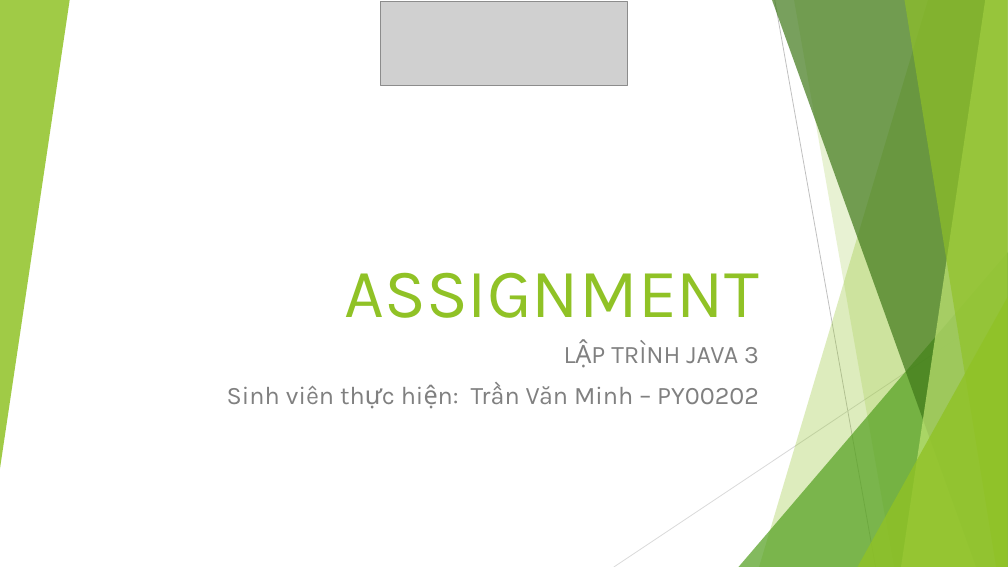
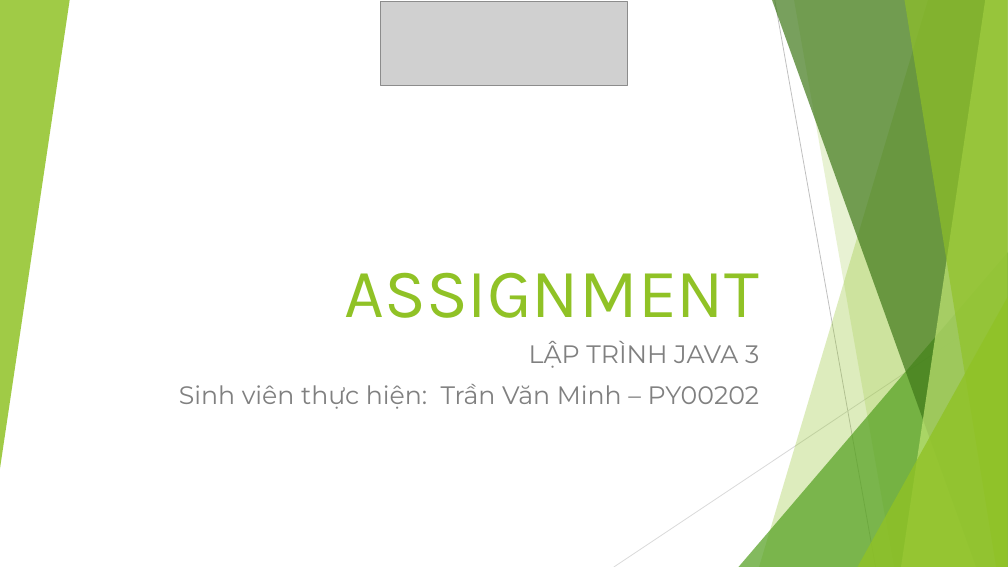
Before and after one commit to minhtvpy00202-git/Assignment_PY00202_MinhTV, a slide deck: slide 1 of Slide_ASM_PY00202_MinhTV.pptx. Drawn at 1008x567 pixels with LibreOffice and Linux fonts; fonts in the diff are those of the drawing; grey boxes stand for pictures. Boxes give left, top, right and bottom in pixels: in the first picture for what was removed or moved away, otherwise in the second. Text is boxed around its words. In the diff, an @@ line names an element or a change of style, - is before the commit and + after.

```diff
--- a/Slide_ASM_PY00202_MinhTV.pptx
+++ b/Slide_ASM_PY00202_MinhTV.pptx
@@ subtitle "LẬP TRÌNH JAVA 3" at [179,341,760,409]: font Karla to Montserrat @@
```
Also in this commit, not shown: 8 other slides changed, 30 other files.
